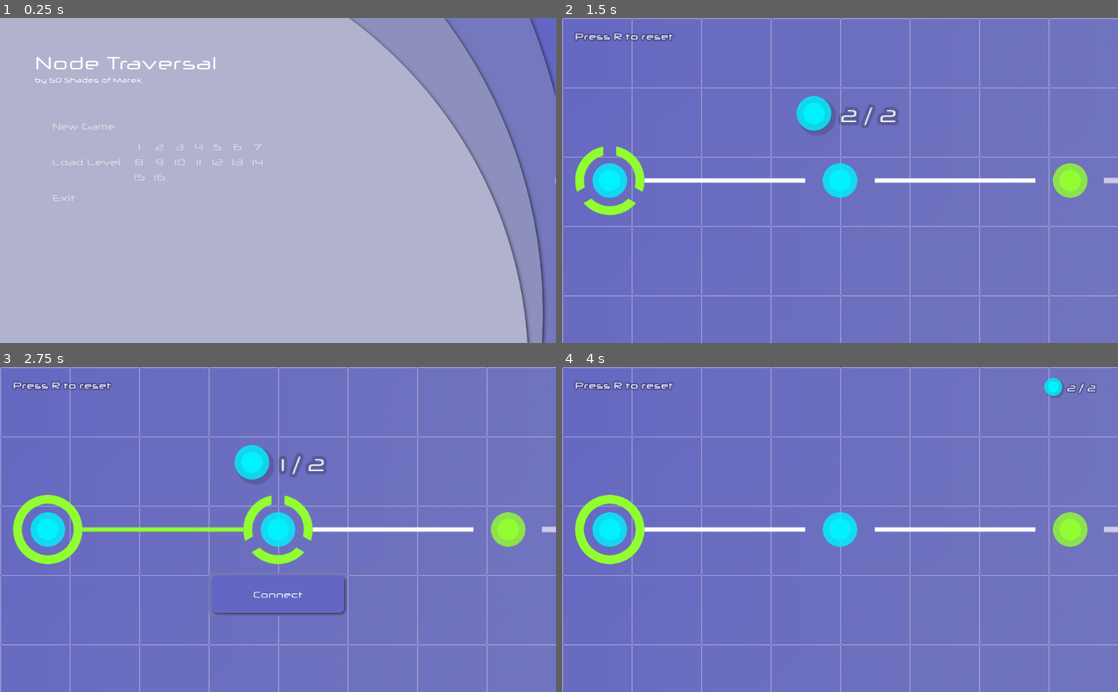
Above: before the commit, frames 1-4 (two rows, left to right).
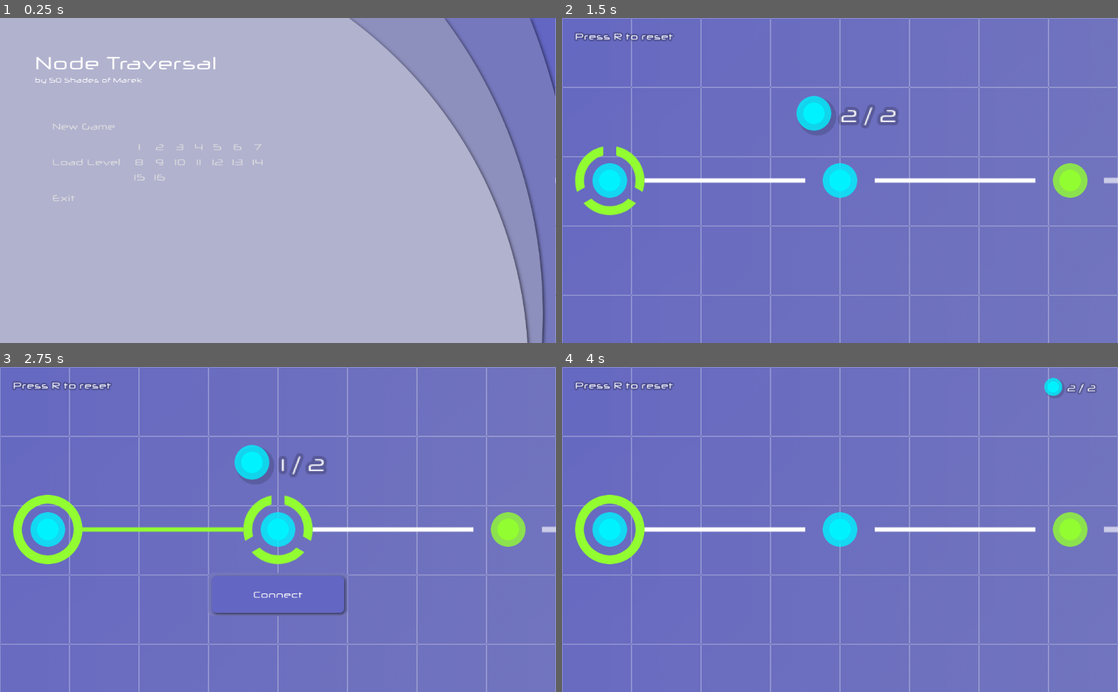
Above: after the commit, the same moments.

Repository: Maaack/Node-Traversal
Game: Godot game, scene res://Scenes/Main.tscn
Same seed, same stepped clock (60 frames per second), same inputs: the game is played once before the commit and once after it.
Inputs (mouse positions are in pixels of both pictures, inside the frame that each line leads up to):
- Up to frame 1 (0.25 s): no input
- Up to frame 2 (1.5 s): click "New Game" at 0.5 s; tap R (game_reset_action) at 1.25 s; move the mouse to (612, 180) at 1.27 s; press the mouse at (612, 180) at 1.28 s
- Up to frame 3 (2.75 s): tap R (game_reset_action) at 2 s; move the mouse to (278, 529) at 2.02 s; release the mouse at (278, 529) at 2.03 s; click (278, 529) at 2.1 s
- Up to frame 4 (4 s): tap R (game_reset_action) at 2.75, 3.5 s; move the mouse to (1067, 529) at 2.77 s; press the mouse at (1067, 529) at 2.78 s; move the mouse to (812, 594) at 3.52 s; release the mouse at (812, 594) at 3.53 s; click (812, 594) at 3.6 s

The runs differ from the first frame. In frame 1, 0.1% of the frame differs, in the area x 99-100%, y 0-100%; in frame 2, 2.9%, in the area x 0-100%, y 0-100%; in frame 3, 2.7%; in frame 4, 2.9%.

Commit message:
GAME-02: Fixed the background mirroring.

Diff:
--- a/Scenes/GameLayer/Game/Game.tscn
+++ b/Scenes/GameLayer/Game/Game.tscn
@@ -28,7 +28,7 @@
 
 [node name="ParallaxLayer" type="ParallaxLayer" parent="ParallaxBackground"]
 motion_scale = Vector2( 0.015, 0.015 )
-motion_mirroring = Vector2( 1, 1 )
+motion_mirroring = Vector2( 1600, 1200 )
 
 [node name="Sprite" type="Sprite" parent="ParallaxBackground/ParallaxLayer"]
 texture = ExtResource( 1 )
